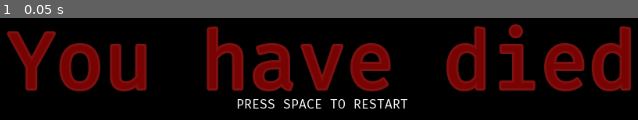
Above: before the commit, frame 1.
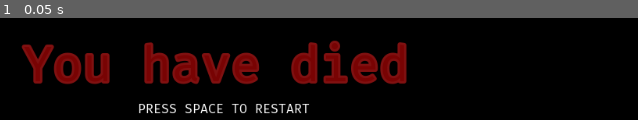
Above: after the commit, the same moment.

Repository: redxaxder/7DRL2022
Game: Godot game, scene res://scenes/DeathModal.tscn
Two runs of this game, one before a commit and one after it. Both use one fixed random seed, a clock stepped at 60 frames per second and the inputs below. This scene is started directly instead of the project's main scene.
Inputs:
- Up to frame 1 (0.05 s): no input

The runs differ from the first frame. In frame 1, 28% of the frame differs, in the area x 1-99%, y 5-95%.

Commit message:
fix obscured death modal

Diff:
--- a/scenes/DeathModal.tscn
+++ b/scenes/DeathModal.tscn
@@ -4,7 +4,7 @@
 [ext_resource path="res://resources/FiraCode-Regular.ttf" type="DynamicFontData" id=2]
 
 [sub_resource type="DynamicFont" id=1]
-size = 100
+size = 62
 outline_size = 3
 outline_color = Color( 0.501961, 0.0666667, 0.0666667, 1 )
 font_data = ExtResource( 2 )
@@ -18,15 +18,20 @@
 [node name="splash" type="CanvasLayer" parent="."]
 
 [node name="title" type="Label" parent="splash"]
-anchor_left = 0.5
-anchor_right = 0.5
-margin_left = -317.0
-margin_top = 15.0
-margin_right = 265.0
-margin_bottom = 139.0
+anchor_left = 0.43
+anchor_top = 0.062
+anchor_right = 0.43
+anchor_bottom = 0.062
+margin_left = -224.892
+margin_top = 3.89112
+margin_right = 288.108
+margin_bottom = 107.891
+custom_fonts/font = SubResource( 1 )
 custom_colors/font_color = Color( 0.470588, 0.0117647, 0.0117647, 1 )
-custom_fonts/font = SubResource( 1 )
 text = "You have died"
+__meta__ = {
+"_edit_use_anchors_": false
+}
 
 [node name="title2" type="Label" parent="splash/title"]
 anchor_left = 0.5
